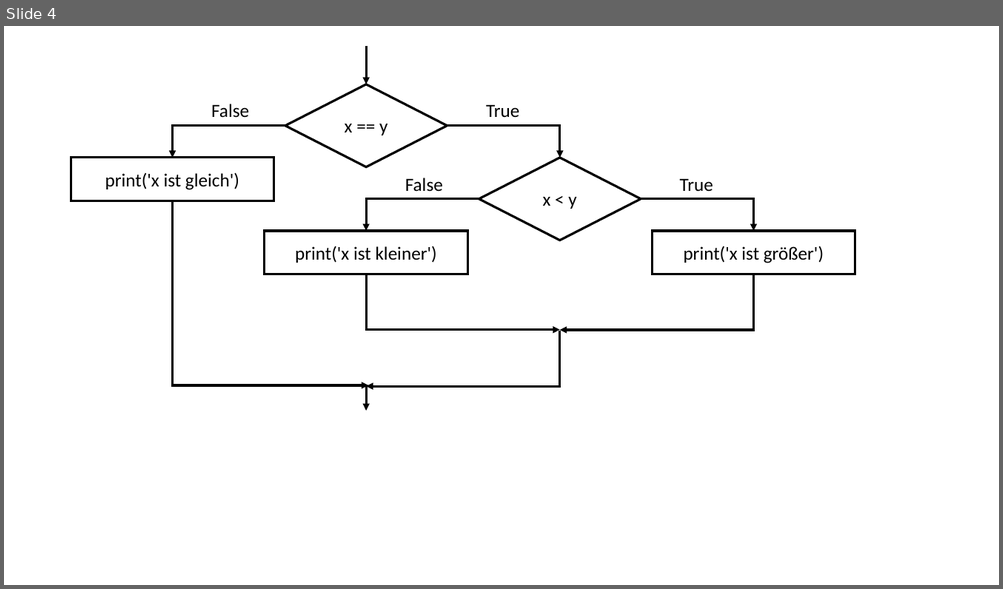
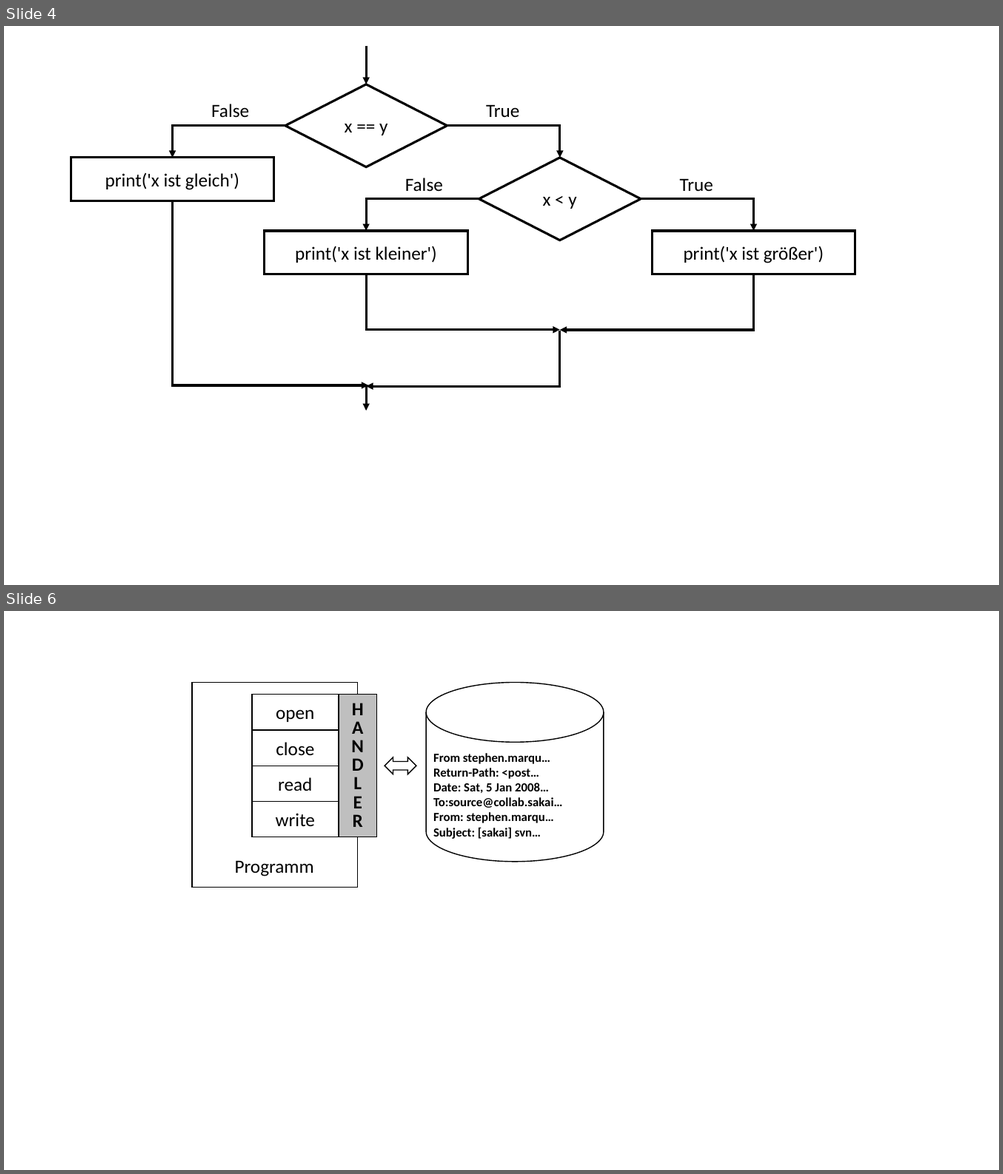
Before and after one commit to fhswf/py4e, a slide deck: images/de/images.pptx. Shown one above the other, each under a label of ours: slide 4 before the commit, slides 4 and 6 after it; the slides between them are not shown. The pictures are 1003x589 and 1003x1174 pixels, drawn with LibreOffice and Linux fonts; fonts in the diff are those of the drawing. Boxes give left, top, right and bottom in pixels: in the first picture for what was removed or moved away, otherwise in the second. Text is boxed around its words. In the diff, an @@ line names an element or a change of style, - is before the commit and + after.

```diff
--- a/images/de/images.pptx
+++ b/images/de/images.pptx
@@ slide 6 added at (x1=4, y1=611, x2=999, y2=1170), background #FFFFFF @@
@@ rectangle added at (x1=192, y1=683, x2=358, y2=888), fill #FFFFFF, outline #000000 1 pt @@
@@ rectangle added at (x1=338, y1=695, x2=376, y2=837), fill #BFBFBF, outline #000000 1 pt, 18 pt, text #000000, bold @@
+H
+A
+N
+D
+L
+E
+R
@@ cylinder added at (x1=427, y1=683, x2=604, y2=862), fill #FFFFFF, outline #000000 1 pt, 12 pt, text #000000, bold @@
+From stephen.marqu…
+Return-Path: <post…
+Date: Sat, 5 Jan 2008…
+To:source@collab.sakai…
+From: stephen.marqu…
+Subject: [sakai] svn…
@@ left right arrow added at (x1=384, y1=758, x2=416, y2=775), fill #FFFFFF, outline #000000 1 pt @@
@@ group added at (x1=252, y1=695, x2=338, y2=837): 4 rectangles @@
+open
+close
+read
+write
@@ text added at (x1=235, y1=860, x2=314, y2=877), 18 pt, text #000000 @@
+Programm
```
Also in this commit, not shown: 2 other slides added, 3 other files.
